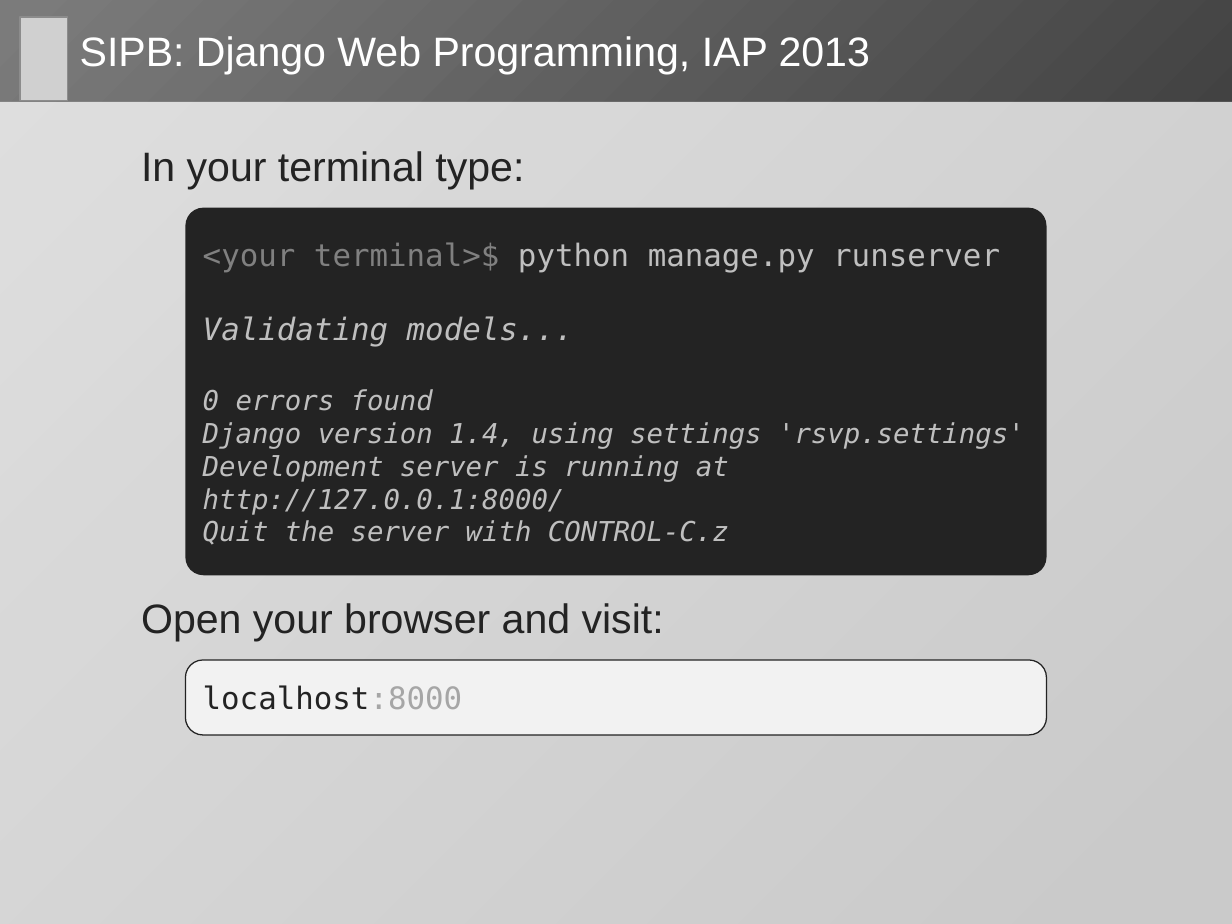
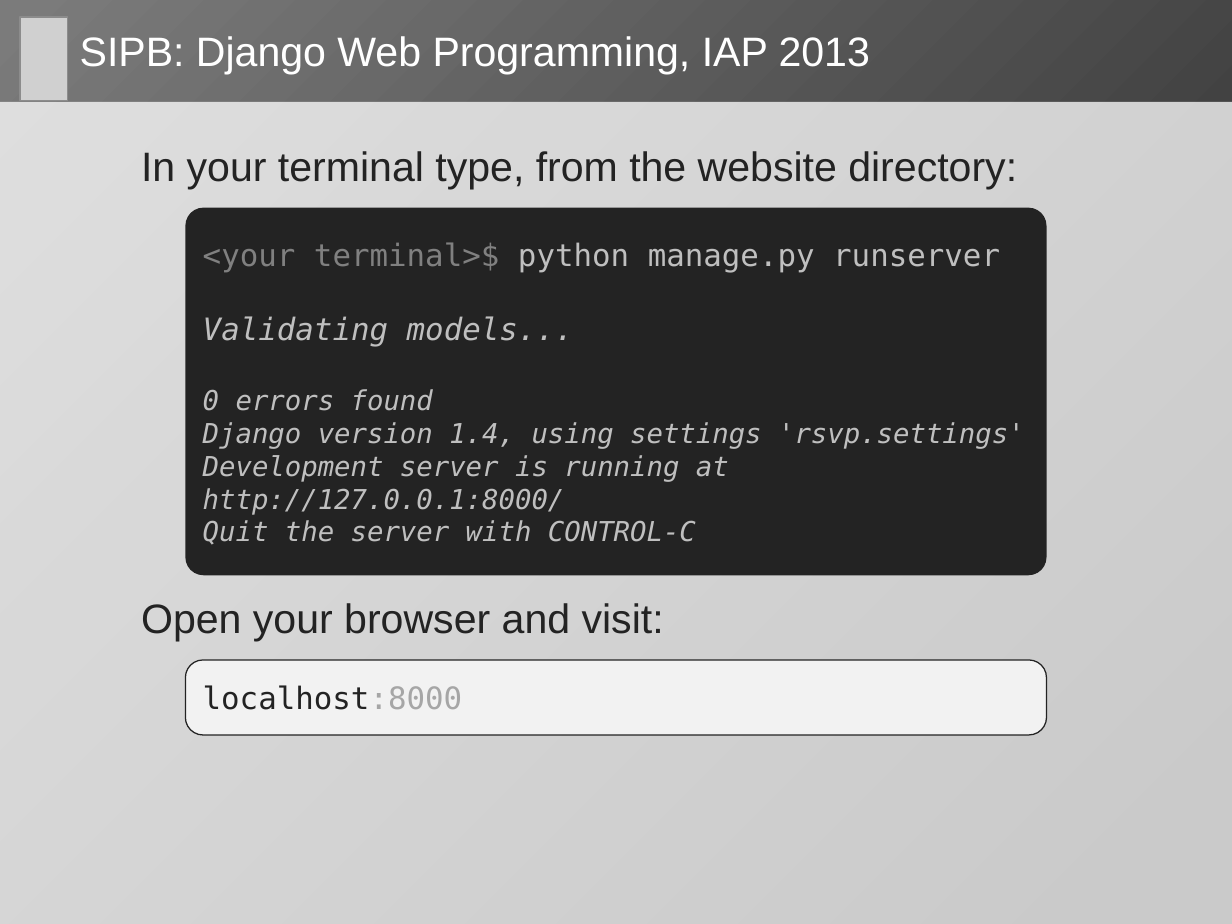
Before and after one commit to dlukeomalley/SIPB_django_class, a slide deck: slide 18 of slides/django_slides.pptx. Drawn at 1232x924 pixels with LibreOffice and Linux fonts; fonts in the diff are those of the drawing; grey boxes stand for pictures. Boxes give left, top, right and bottom in pixels: in the first picture for what was removed or moved away, otherwise in the second. Text is boxed around its words. In the diff, an @@ line names an element or a change of style, - is before the commit and + after.

```diff
--- a/slides/django_slides.pptx
+++ b/slides/django_slides.pptx
@@ text at [141, 151, 1017, 189]: text changed @@
-  In your terminal type:
+  In your terminal type, from the website directory:
@@ text in rounded rectangle at [203, 520, 696, 545]: text changed @@
-Quit the server with CONTROL-C.z
+Quit the server with CONTROL-C
```
Also in this commit, not shown: 1 other slide changed, 12 slides added, 7 other files.
